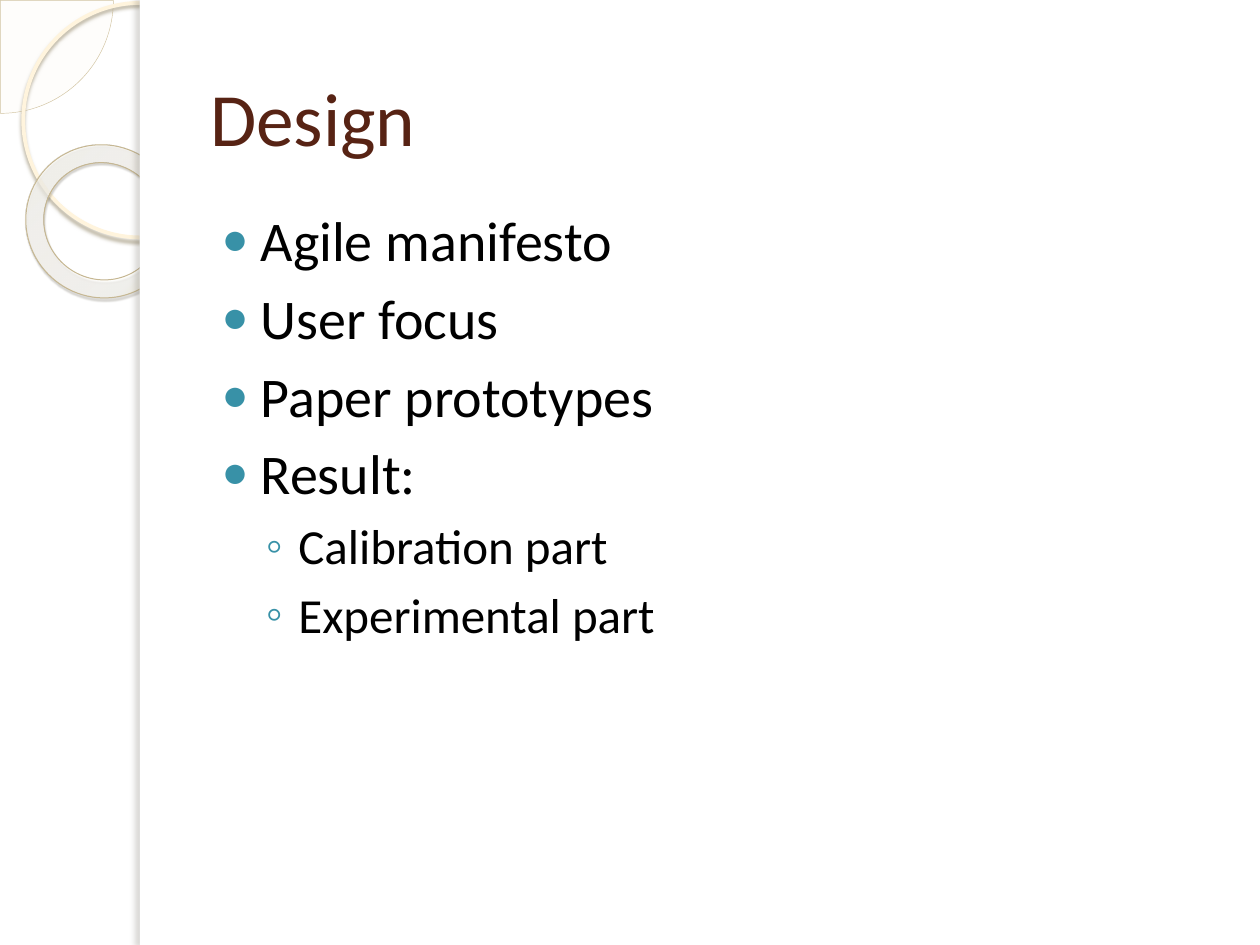
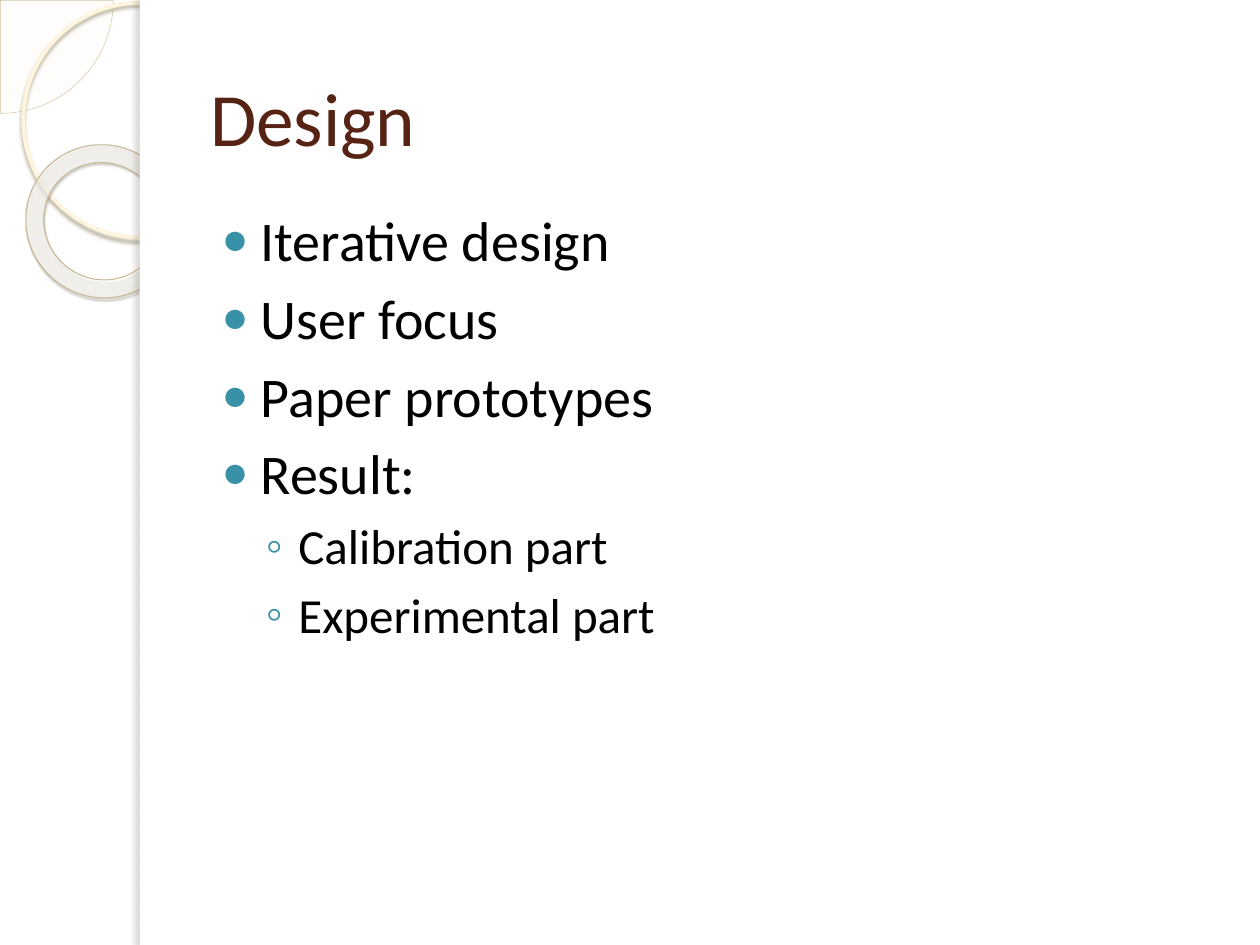
Before and after one commit to jakelamotta/master_thesis, a slide deck: slide 7 of presentations/presentation_1.pptx. Drawn at 1260x945 pixels with LibreOffice and Linux fonts; fonts in the diff are those of the drawing; background and template pictures are left out. Boxes give left, top, right and bottom in pixels: in the first picture for what was removed or moved away, otherwise in the second. Text is boxed around its words. In the diff, an @@ line names an element or a change of style, - is before the commit and + after.

```diff
--- a/presentations/presentation_1.pptx
+++ b/presentations/presentation_1.pptx
@@ text at [261, 222, 610, 271]: text changed @@
-● Agile manifesto
+● Iterative design
```
Also in this commit, not shown: 4 other slides changed, 1 other file.
